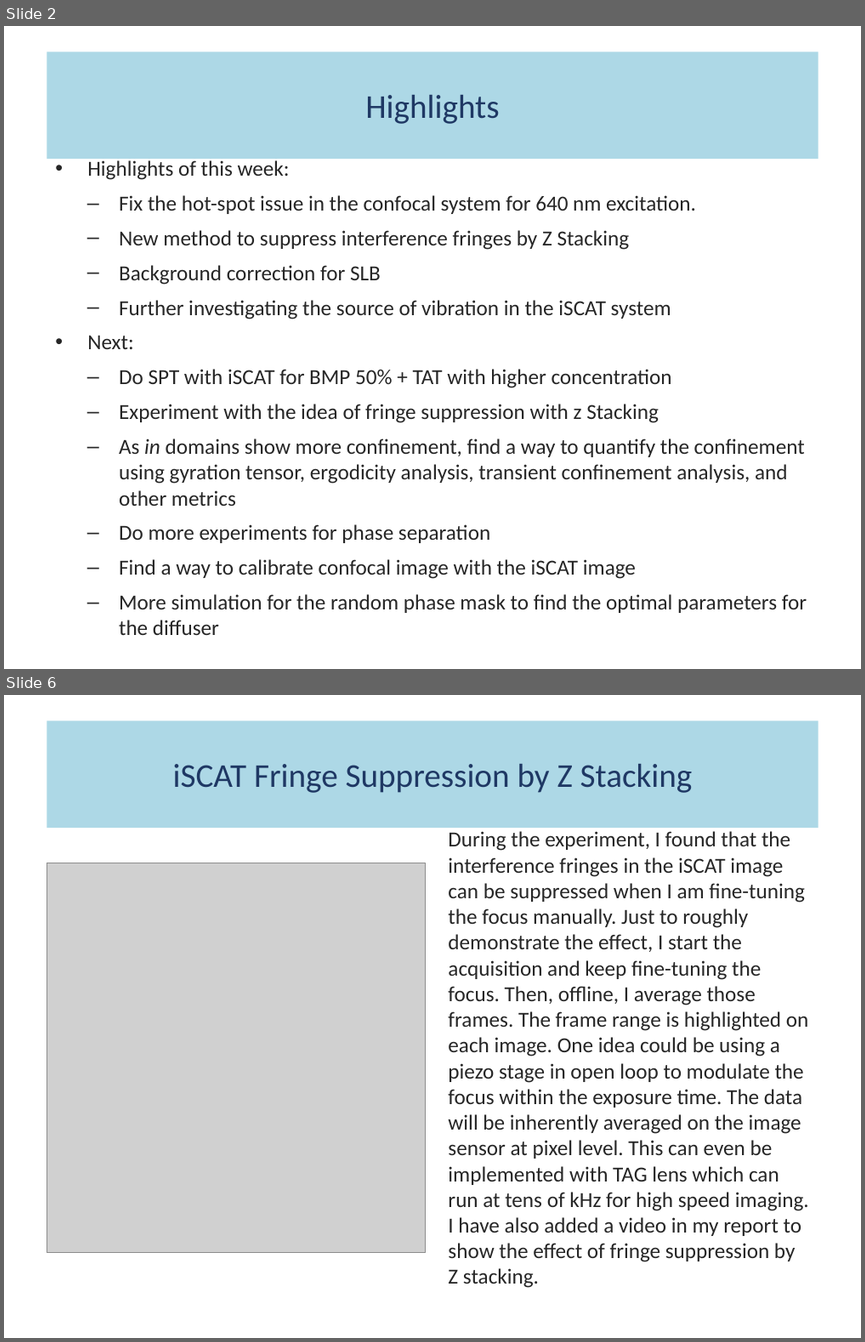
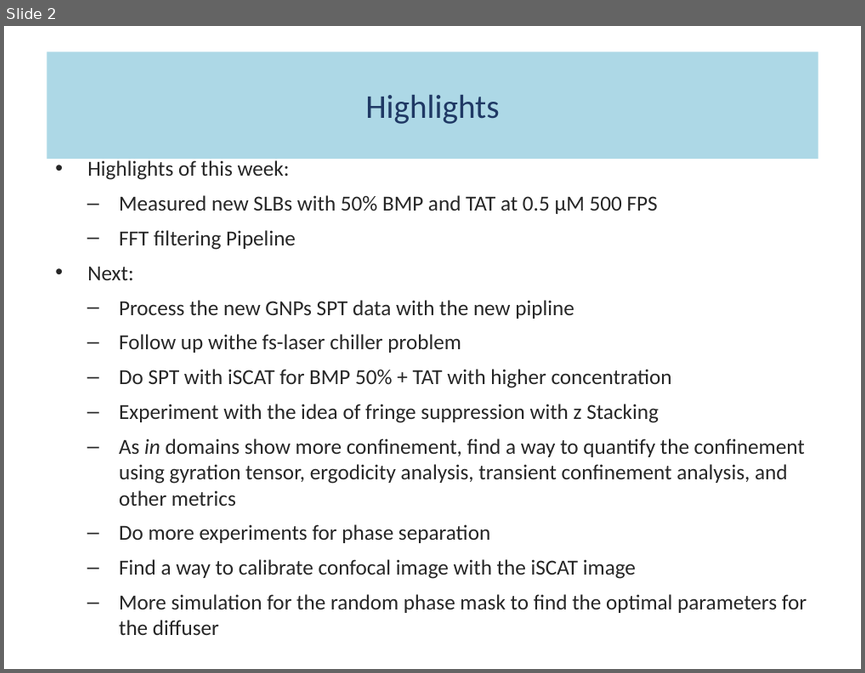
Before and after one commit to fathi0amir/ppt-with-quarto, a slide deck: main.pptx. Shown one above the other, each under a label of ours: slides 2 and 6 before the commit, slide 2 after it; the slides between them are not shown. The pictures are 865x1342 and 865x673 pixels, drawn with LibreOffice and Linux fonts; fonts in the diff are those of the drawing; grey boxes stand for pictures. Boxes give left, top, right and bottom in pixels: in the first picture for what was removed or moved away, otherwise in the second. Text is boxed around its words. In the diff, an @@ line names an element or a change of style, - is before the commit and + after.

Commit message:
Added material for the weekly report.

```diff
--- a/main.pptx
+++ b/main.pptx
@@ slide 6 removed at (4, 695, 861, 1338), background #FFFFFF @@
@@ title removed at (46, 721, 818, 828) @@
-iSCAT Fringe Suppression by Z Stacking
@@ text removed at (448, 831, 809, 1262) @@
-During the experiment, I found that the interference fringes in the iSCAT image can be suppressed when I am fine-tuning the focus manually. Just to roughly demonstrate the effect, I start the acquisition and keep fine-tuning the focus. Then, offline, I average those frames. The frame range is highlighted on each image. One idea could be using a piezo stage in open loop to modulate the focus within the exposure time. The data will be inherently averaged on the image sensor at pixel level. This can even be implemented with TAG lens which can run at tens of kHz for high speed imaging. I have also added a video in my report to show the effect of fringe suppression by Z stacking.
@@ picture removed at (46, 863, 426, 1252) @@
@@ slide 2 changed as well @@
@@ text at (119, 195, 658, 250): text changed @@
-  – Fix the hot-spot issue in the confocal system for 640 nm excitation.
-  – New method to suppress interference fringes by Z Stacking
-  – Background correction for SLB
-  – Further investigating the source of vibration in the iSCAT system
+  – Measured new SLBs with 50% BMP and TAT at 0.5 µM 500 FPS
+  – FFT filtering Pipeline
@@ text at (119, 300, 574, 352): paragraphs added @@
+  – Process the new GNPs SPT data with the new pipline
+  – Follow up withe fs-laser chiller problem
```
Also in this commit, not shown: 2 other slides changed, 5 slides added, 5 other slides removed, 3 other files.
